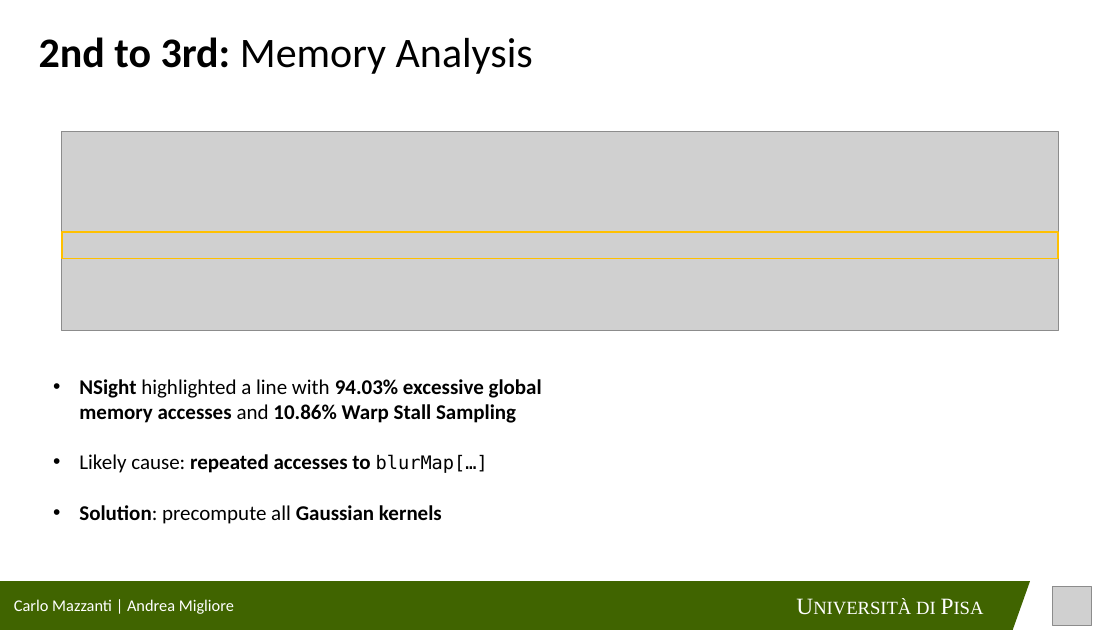
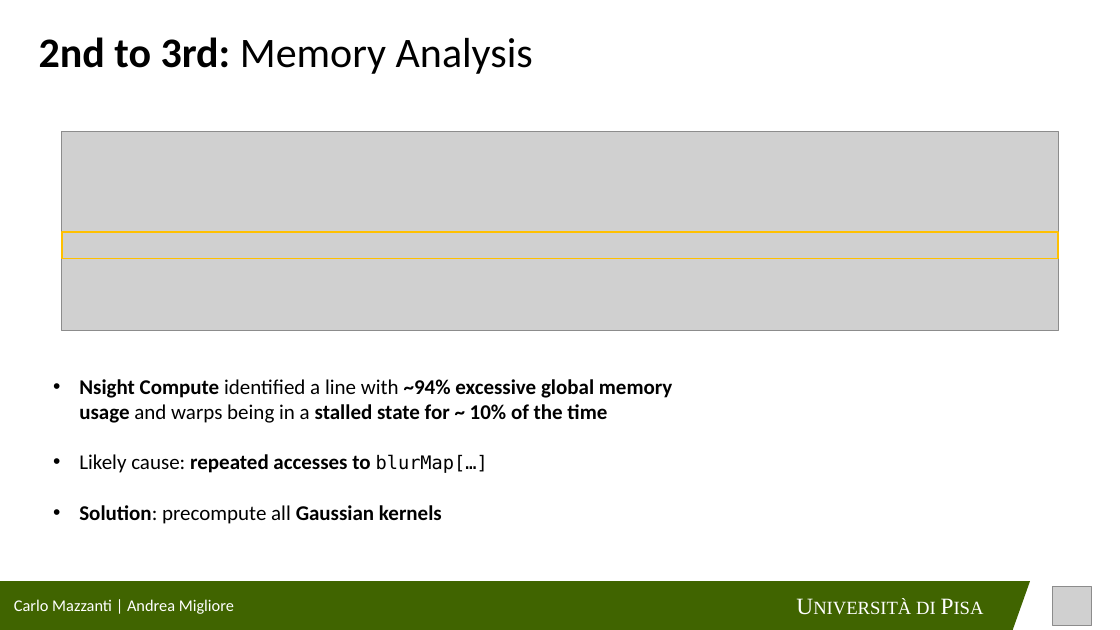
Before and after one commit to cmsilen/GPUBidimensionalConvolution, a slide deck: slide 28 of BidimensionalConvolution_GPU.pptx. Drawn at 1120x630 pixels with LibreOffice and Linux fonts; fonts in the diff are those of the drawing; grey boxes stand for pictures. Boxes give left, top, right and bottom in pixels: in the first picture for what was removed or moved away, otherwise in the second. Text is boxed around its words. In the diff, an @@ line names an element or a change of style, - is before the commit and + after.

```diff
--- a/BidimensionalConvolution_GPU.pptx
+++ b/BidimensionalConvolution_GPU.pptx
@@ text at box(79, 379, 672, 423): text changed @@
-• NSight highlighted a line with 94.03% excessive global memory accesses and 10.86% Warp Stall Sampling
+• Nsight Compute identified a line with ~94% excessive global memory usage and warps being in a stalled state for ~ 10% of the time
```
Also in this commit, not shown: 5 other slides changed, 3 slides added.
